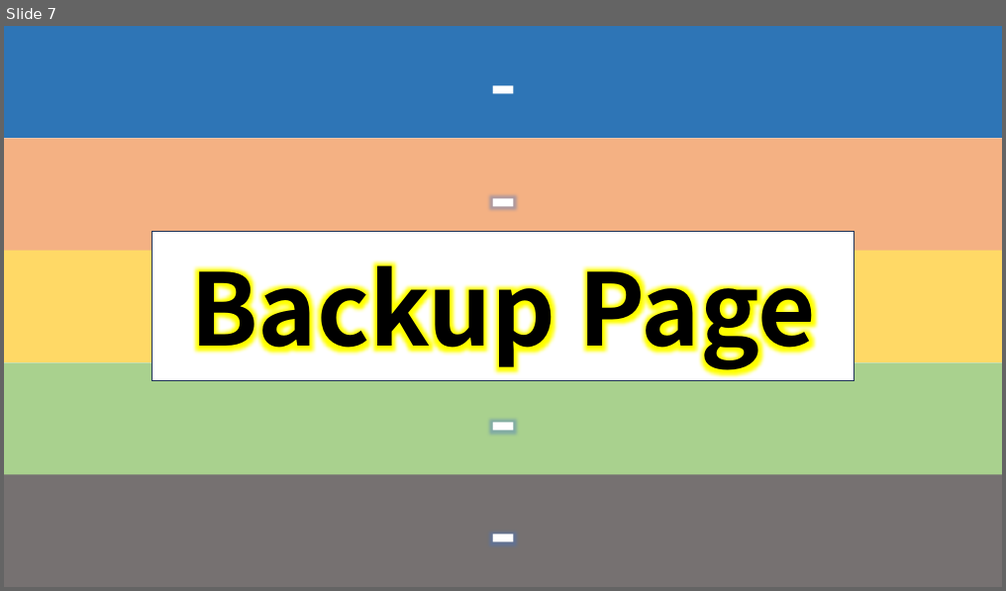
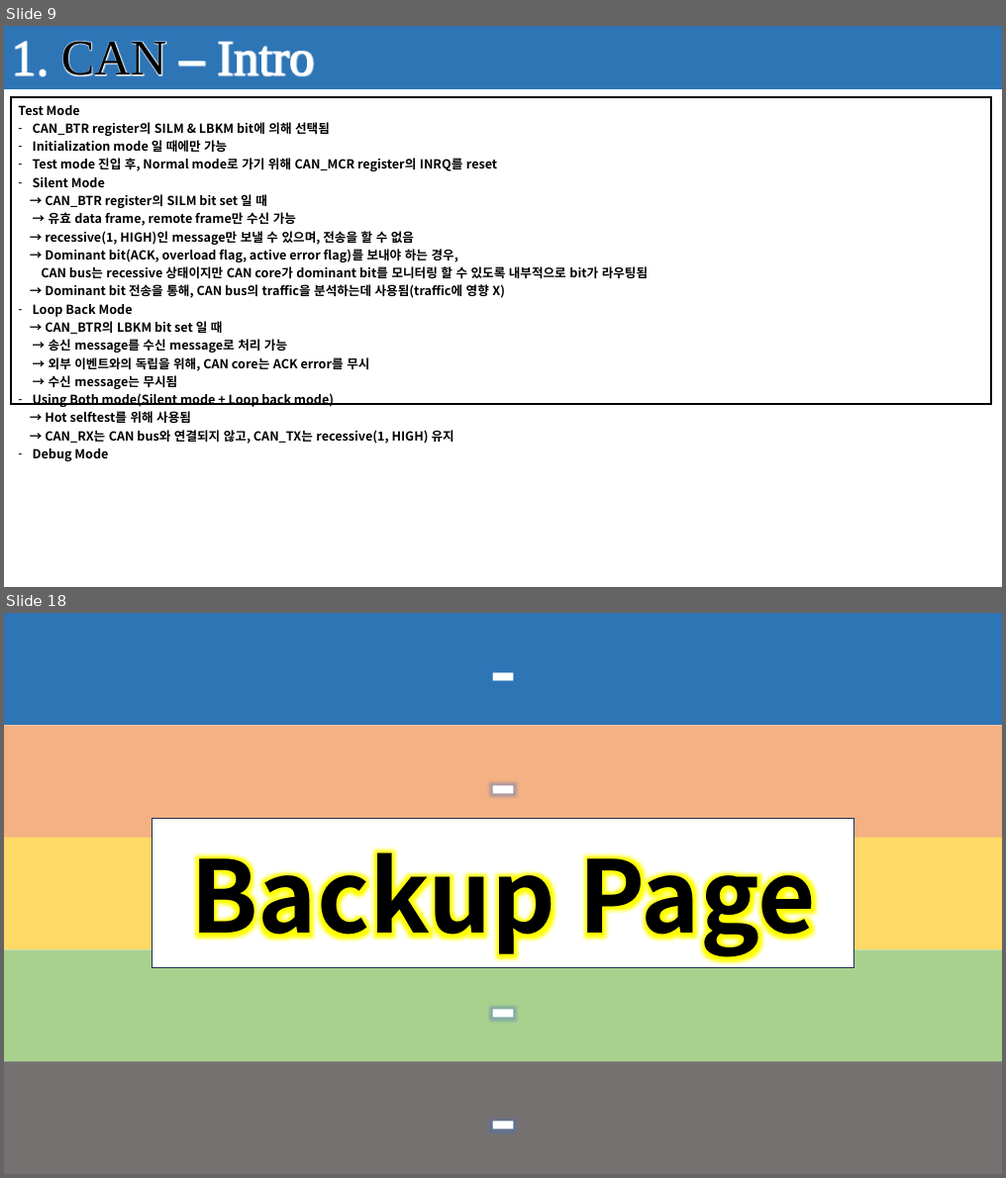
Before and after one commit to seonghokim/Study, a slide deck: Study Material/Firmware Explanation.pptx. Shown one above the other, each under a label of ours: slide 7 before the commit, slides 9 and 18 after it; the slides between them are not shown. The pictures are 1006x591 and 1006x1178 pixels, drawn with LibreOffice and Linux fonts; fonts in the diff are those of the drawing; background and template pictures are left out. Boxes give left, top, right and bottom in pixels: in the first picture for what was removed or moved away, otherwise in the second. Text is boxed around its words. In the diff, an @@ line names an element or a change of style, - is before the commit and + after.

```diff
--- a/Study Material/Firmware Explanation.pptx
+++ b/Study Material/Firmware Explanation.pptx
@@ slide 9 added at box(4, 26, 1002, 587), background #FFFFFF @@
@@ rectangle added at box(4, 26, 1002, 89), fill #404040 @@
@@ rectangle added at box(4, 26, 1002, 89), fill #2E75B6, 48 pt, text #FFFFFF @@
+1. CAN – Intro
@@ table added at box(11, 97, 991, 466), 1 rows, 1 columns @@
+Test Mode / CAN_BTR register의 SILM & LBKM bit에 의해 선택됨 / Initialization mode 일 때에만 가능 / Test mode 진입 후, Normal mode로 가기 위해 CAN_MCR register의 INRQ를 reset / Silent Mode / → CAN_BTR register의 SILM bit set 일 때 / → 유효 data frame, remote frame만 수신 가능 / → recessive(1, HIGH)인 message만 보낼 수 있으며, 전송을 할 수 없음 / → Dominant bit(ACK, overload flag, active error flag)를 보내야 하는 경우, / CAN bus는 recessive 상태이지만 CAN core가 dominant bit를 모니터링 할 수 있도록 내부적으로 bit가 라우팅됨 / → Dominant bit 전송을 통해, CAN bus의 traffic을 분석하는데 사용됨(traffic에 영향 X) / Loop Back Mode / → CAN_BTR의 LBKM bit set 일 때 / → 송신 message를 수신 message로 처리 가능 / → 외부 이벤트와의 독립을 위해, CAN core는 ACK error를 무시 / → 수신 message는 무시됨 / Using Both mode(Silent mode + Loop back mode) / → Hot selftest를 위해 사용됨 / → CAN_RX는 CAN bus와 연결되지 않고, CAN_TX는 recessive(1, HIGH) 유지 / Debug Mode
@@ what was slide 7 is now slide 18 @@
```
Also in this commit, not shown: 2 slides changed, 10 other slides added, 3 other files.
